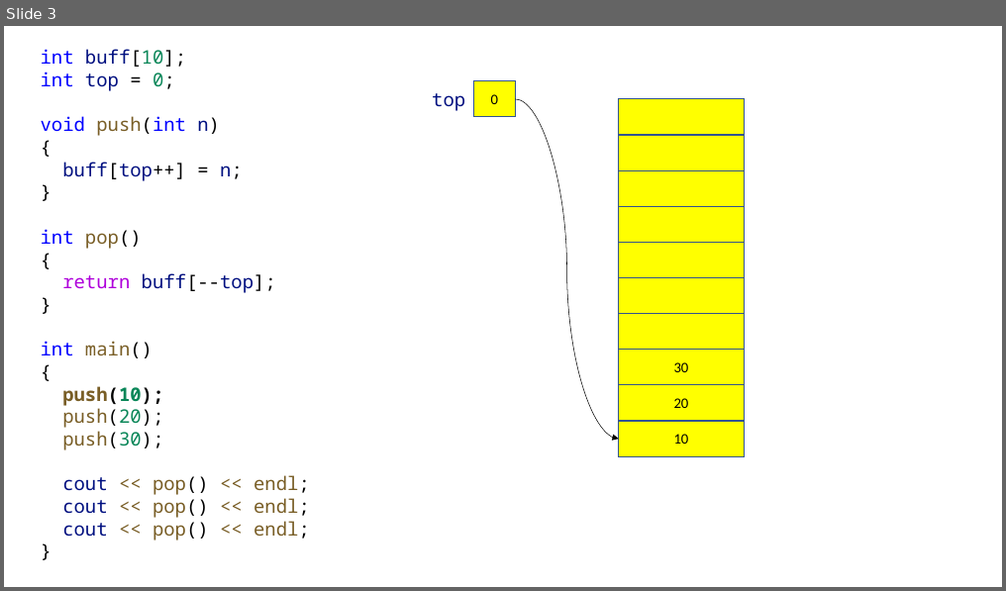
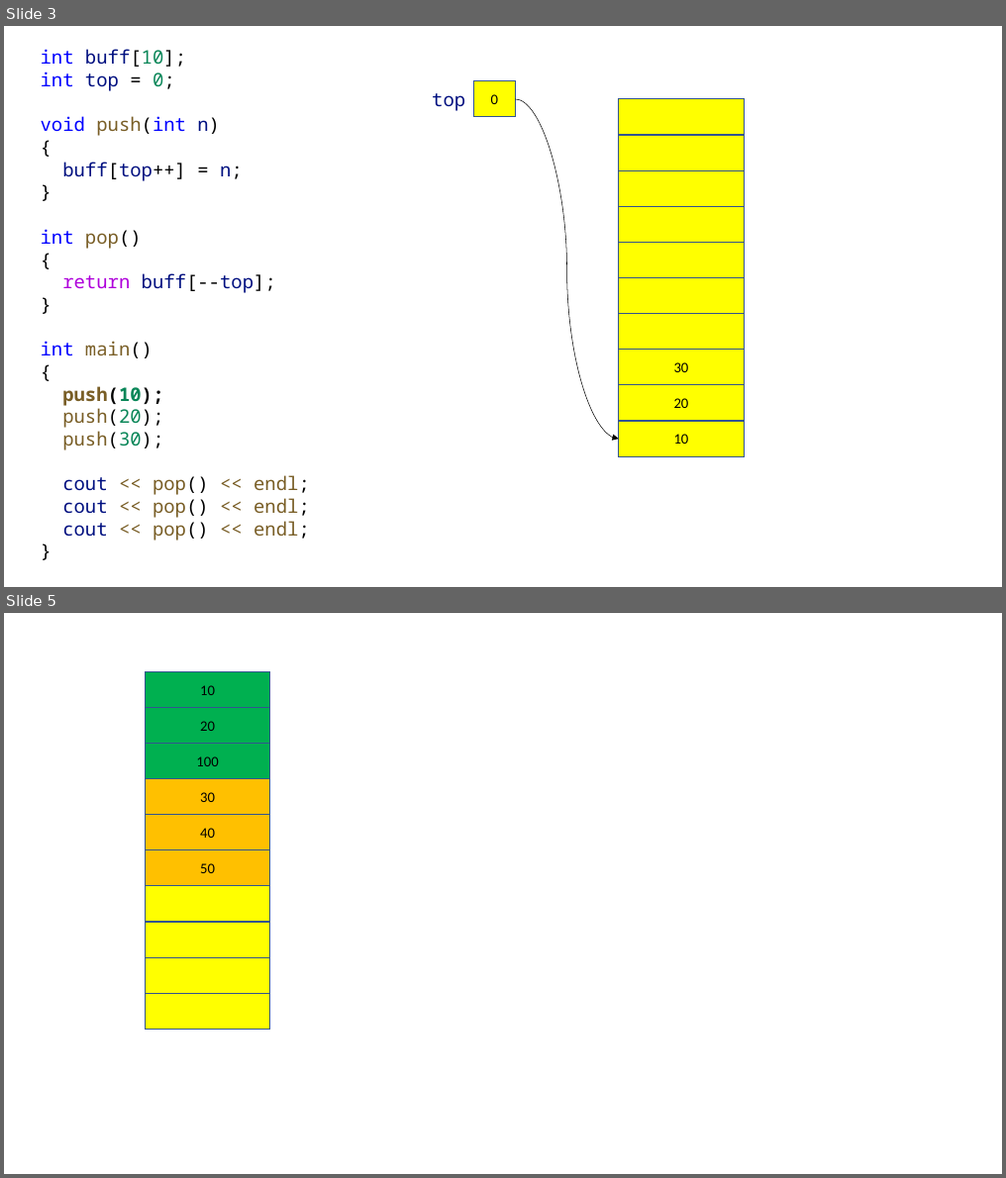
Before and after one commit to yoondev-classroom/hyundai_220510, a slide deck: cpp/220517.pptx. Shown one above the other, each under a label of ours: slide 3 before the commit, slides 3 and 5 after it; the slides between them are not shown. The pictures are 1006x591 and 1006x1178 pixels, drawn with LibreOffice and Linux fonts; fonts in the diff are those of the drawing. Boxes give left, top, right and bottom in pixels: in the first picture for what was removed or moved away, otherwise in the second. Text is boxed around its words. In the diff, an @@ line names an element or a change of style, - is before the commit and + after.

```diff
--- a/cpp/220517.pptx
+++ b/cpp/220517.pptx
@@ slide 5 added at (x1=4, y1=613, x2=1002, y2=1174), background #FFFFFF @@
@@ rectangle added at (x1=145, y1=671, x2=269, y2=707), fill #00B050, outline #325491 1 pt, 14 pt, text #000000 @@
+10
@@ rectangle added at (x1=145, y1=707, x2=269, y2=744), fill #00B050, outline #325491 1 pt, 14 pt, text #000000 @@
+20
@@ rectangle added at (x1=145, y1=744, x2=269, y2=779), fill #00B050, outline #325491 1 pt, 14 pt, text #000000 @@
+100
@@ rectangle added at (x1=145, y1=779, x2=269, y2=815), fill #FFC000, outline #325491 1 pt, 14 pt, text #000000 @@
+30
@@ rectangle added at (x1=145, y1=814, x2=269, y2=851), fill #FFC000, outline #325491 1 pt, 14 pt, text #000000 @@
+40
@@ rectangle added at (x1=145, y1=851, x2=269, y2=886), fill #FFC000, outline #325491 1 pt, 14 pt, text #000000 @@
+50
@@ rectangle added at (x1=145, y1=886, x2=269, y2=922), fill #FFFF00, outline #325491 1 pt @@
@@ rectangle added at (x1=145, y1=922, x2=269, y2=959), fill #FFFF00, outline #325491 1 pt @@
@@ rectangle added at (x1=145, y1=959, x2=269, y2=994), fill #FFFF00, outline #325491 1 pt @@
@@ rectangle added at (x1=145, y1=993, x2=269, y2=1029), fill #FFFF00, outline #325491 1 pt @@
```
Also in this commit, not shown: 4 other slides added, 1 other file.
